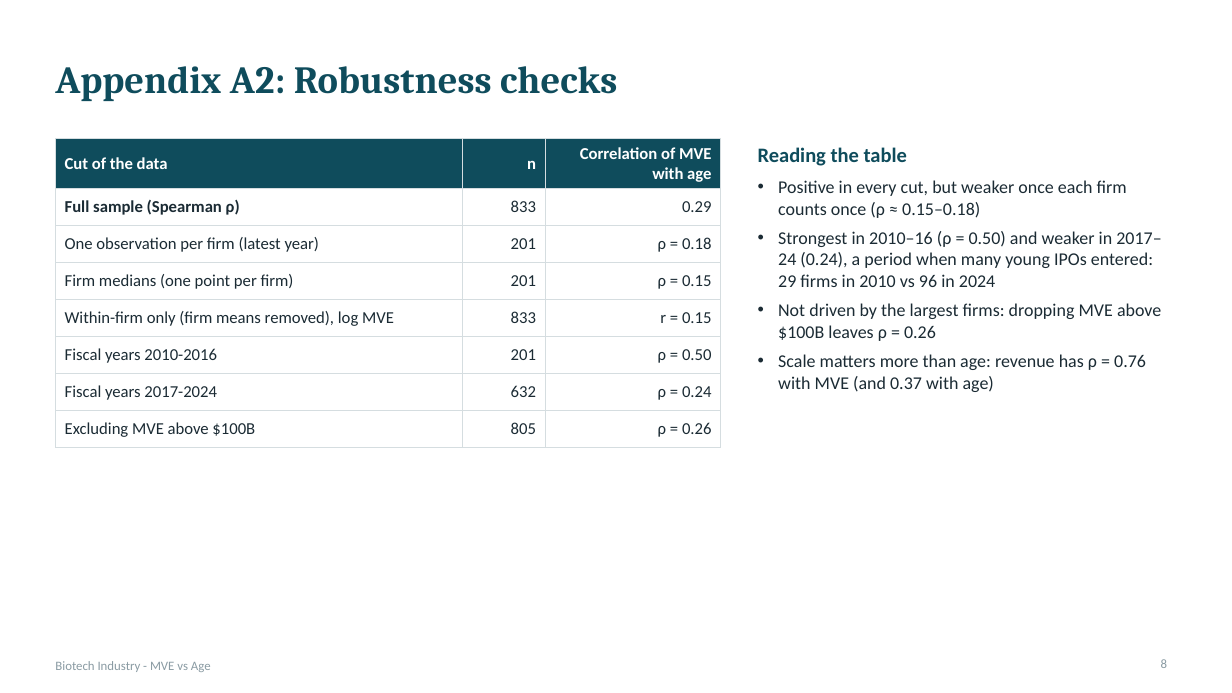
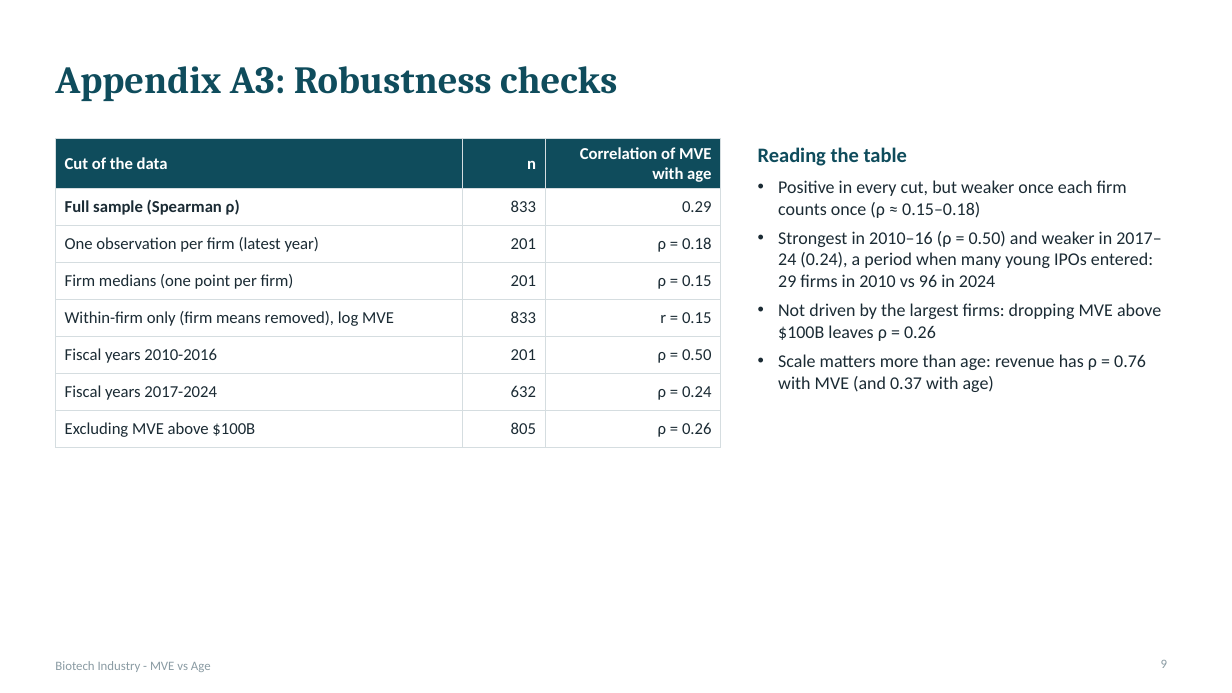
Before and after one commit to AlwaysOverachieve/Project1, a slide deck: slide 9 of out/Biotech_MVE_vs_Age.pptx (slide 8 before the commit). Drawn at 1232x693 pixels with LibreOffice and Linux fonts; fonts in the diff are those of the drawing. Boxes give left, top, right and bottom in pixels: in the first picture for what was removed or moved away, otherwise in the second. Text is boxed around its words. In the diff, an @@ line names an element or a change of style, - is before the commit and + after.

```diff
--- a/out/Biotech_MVE_vs_Age.pptx
+++ b/out/Biotech_MVE_vs_Age.pptx
@@ title at [55,66,617,101]: text changed @@
-Appendix A2: Robustness checks
+Appendix A3: Robustness checks
```
Also in this commit, not shown: 3 other slides changed, 1 slide added, 2 other files.
